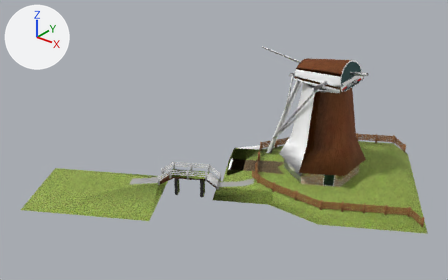
One commit to the COLLADA model assets/models/mill.dae: the scene before it, then after it.
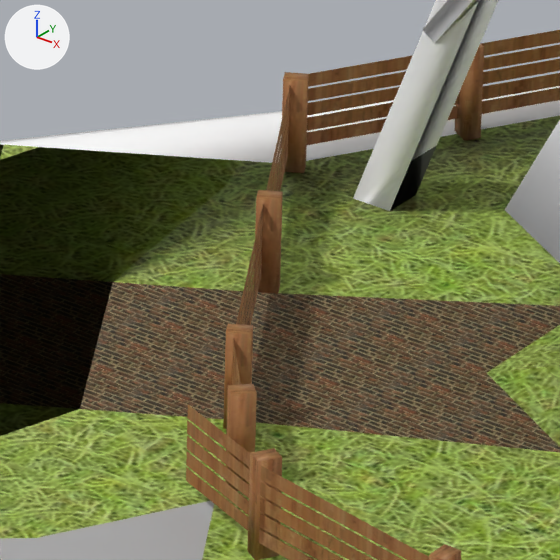
The first picture shows the older version from a 50 mm camera at (15.1, -46.8, 33.5) aimed at (-22.0, -0.3, 4.7). The close-ups show both versions on the part from 53% to 63% of the width and 48% to 65% of the height of that picture; other places that the commit changed are outside them. The lights are fixed; the arrows at upper left show +X, +Y and +Z. Where no turn or scale is listed for an object, it has been applied to the vertices.

Names of what the first close-up shows: 'Molen', 'fence', 'pole', 'pole.002', 'pole.010', 'pole.014', 'pole.017', 'pole.021'.
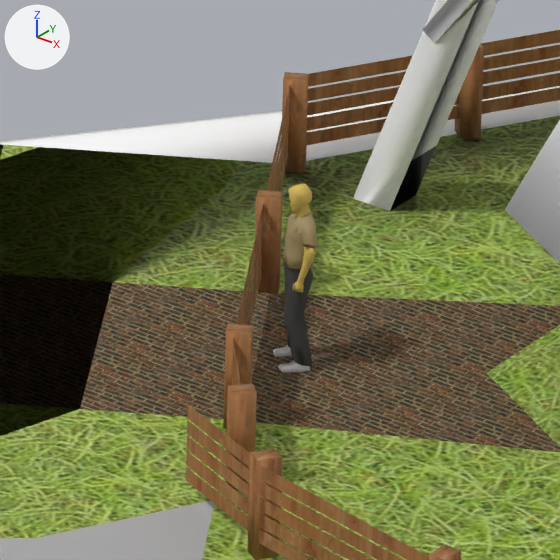
The change, as a list of edits to the scene's bpy script:
```text
Add mat_gold:
    mat_gold = principled_material('__Gold_')
    mat_gold.base_color = (0.658, 0.474, 0.105)  # yellow #d4b75b
    mat_gold.roughness = 0.9
Add mat_gainsboro:
    mat_gainsboro = principled_material('__Gainsboro_')
    mat_gainsboro.base_color = (0.716, 0.716, 0.716)  # light grey #dcdcdc
    mat_gainsboro.roughness = 0.9
Add mat_gray8:
    mat_gray8 = principled_material('__Gray8_')
    mat_gray8.base_color = (0.0578, 0.0578, 0.0578)  # black #444444
    mat_gray8.roughness = 0.9
Add mat_material_10:
    mat_material_10 = principled_material('material_10')
    mat_material_10.base_color = (0.366, 0.279, 0.133)  # brown #a39066
    mat_material_10.roughness = 0.9
Add me_3d_man:
    me_3d_man.from_pydata(...)  # 734 vertices, 1475 faces; spans x -0.28..0.26, y -0.28..0.35, z 0.0..1.9
    # faces by material slot: [310, 607, 284, 274]
    me_3d_man.materials.append(mat_material_10)  # brown #a39066
    me_3d_man.materials.append(mat_gold)  # yellow #d4b75b
    me_3d_man.materials.append(mat_gainsboro)  # light grey #dcdcdc
    me_3d_man.materials.append(mat_gray8)  # black #444444
Add ob_3d_man:
    ob_3d_man = bpy.data.objects.new('_3d_man', me_3d_man)
    ob_3d_man.location = (-20.199, 4.12, 0.268)
```

Location of each change, [x1, y1, x2, y2] in pixels of the close-ups (560 x 560 px):
'_3d_man', added
    after: [273, 183, 318, 373]
    faces in mat_gray8 (black #444444): [284, 264, 313, 366]
    faces in mat_material_10 (brown #a39066): [282, 212, 318, 269]
    faces in mat_gold (yellow #d4b75b): [288, 183, 316, 293]
    faces in mat_gainsboro (light grey #dcdcdc): [273, 345, 310, 373]
